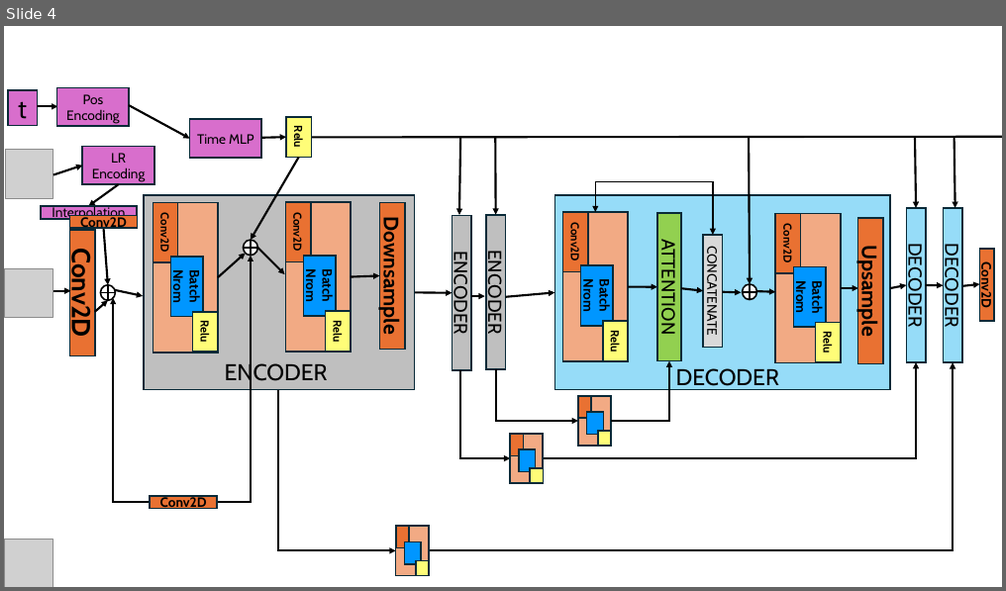
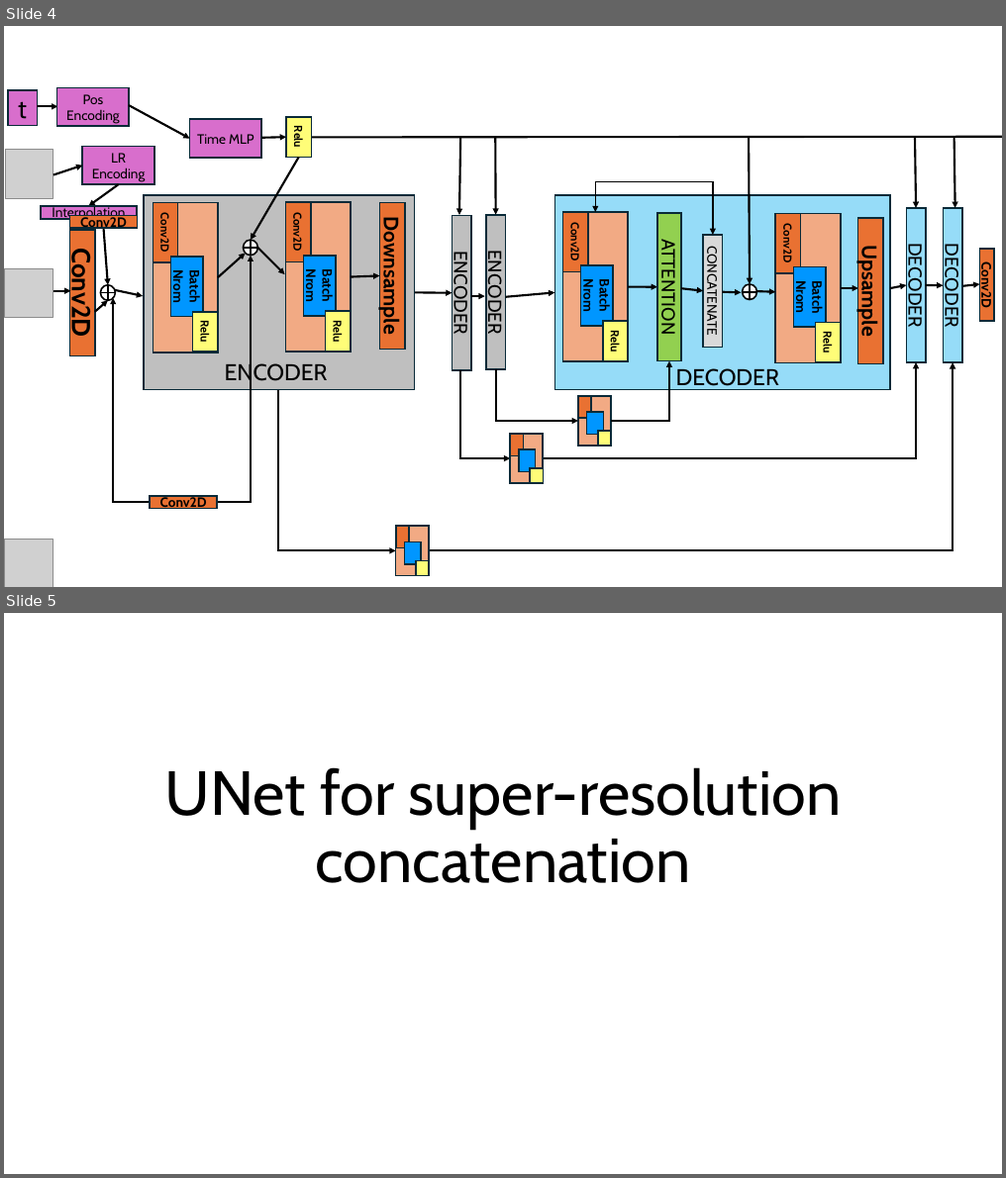
Before and after one commit to AdrianoEttari/pansharpening, a slide deck: models_representation.pptx. Shown one above the other, each under a label of ours: slide 4 before the commit, slides 4 and 5 after it. The pictures are 1006x591 and 1006x1178 pixels, drawn with LibreOffice and Linux fonts; fonts in the diff are those of the drawing; grey boxes stand for pictures. Boxes give left, top, right and bottom in pixels: in the first picture for what was removed or moved away, otherwise in the second. Text is boxed around its words. In the diff, an @@ line names an element or a change of style, - is before the commit and + after.

Commit message:
new model with concatenation instead of the sum

```diff
--- a/models_representation.pptx
+++ b/models_representation.pptx
@@ slide 5 added at <box>4,613,1002,1174</box>, background #FFFFFF @@
@@ title added at <box>165,767,842,883</box>, 60 pt, text #000000 @@
+UNet for super-resolution concatenation
```
Also in this commit, not shown: 1 other slide added, 3 other files.
